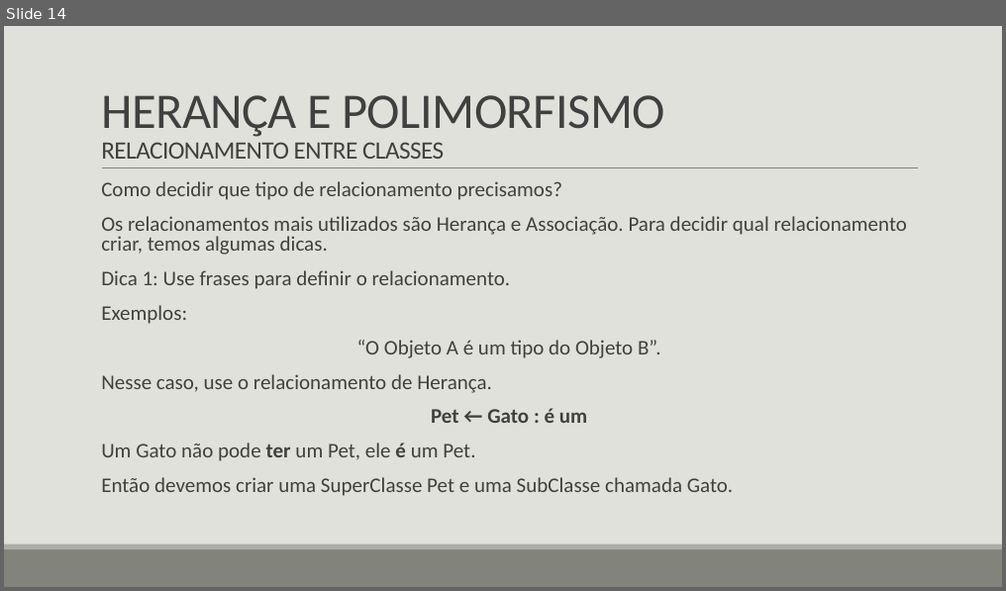
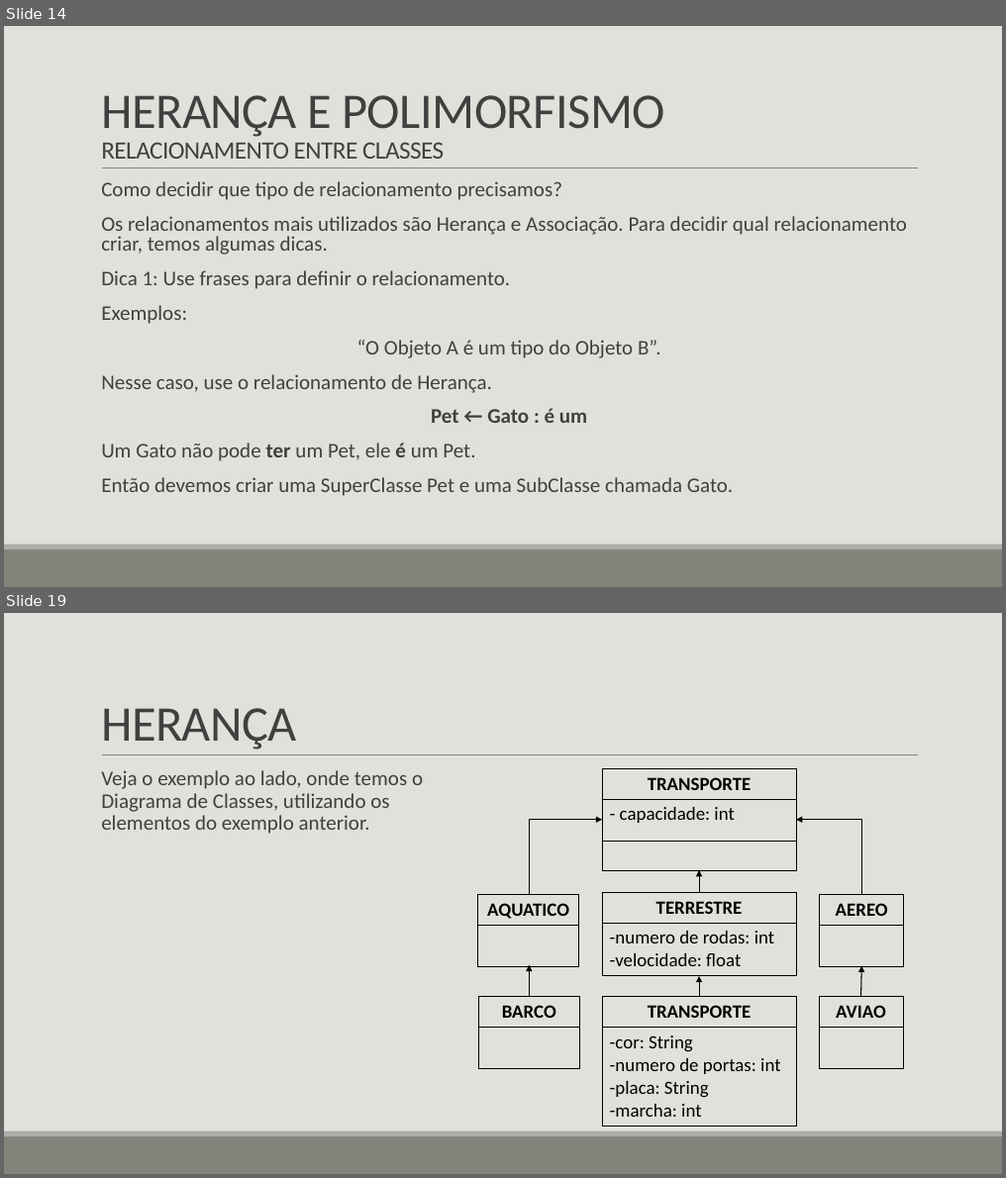
Before and after one commit to LucasHerculanoAmaro/Minhas-Aulas, a slide deck: Euripedes Simões de Paula/Java/Programação Orientada a Objetos 2/Programação Orientada a Objetos 2.pptx. Shown one above the other, each under a label of ours: slide 14 before the commit, slides 14 and 19 after it; the slides between them are not shown. The pictures are 1006x591 and 1006x1178 pixels, drawn with LibreOffice and Linux fonts; fonts in the diff are those of the drawing. Boxes give left, top, right and bottom in pixels: in the first picture for what was removed or moved away, otherwise in the second. Text is boxed around its words. In the diff, an @@ line names an element or a change of style, - is before the commit and + after.

```diff
--- a/Euripedes Simões de Paula/Java/Programação Orientada a Objetos 2/Programação Orientada a Objetos 2.pptx
+++ b/Euripedes Simões de Paula/Java/Programação Orientada a Objetos 2/Programação Orientada a Objetos 2.pptx
@@ slide 19 added at [4,613,1002,1174], background #E1E1DB; not listed: 3 template elements that a slide beside it also shows @@
@@ title added at [101,708,297,750], 48 pt, text #404040 @@
+HERANÇA
@@ text added at [101,770,423,834], 20 pt, text #404040 @@
+  Veja o exemplo ao lado, onde temos o Diagrama de Classes, utilizando os elementos do exemplo anterior.
@@ table added at [602,768,796,870], 3 rows, 1 columns @@
+TRANSPORTE
+- capacidade: int
+
@@ elbow arrow added from (529, 894) to (602, 820), #000000 1 pt @@
@@ elbow arrow added from (862, 894) to (796, 820), #000000 1 pt @@
@@ arrow added from (699, 892) to (699, 870), #000000 1 pt @@
@@ table added at [478,894,579,966], 2 rows, 1 columns @@
+AQUATICO
+
@@ table added at [602,892,796,974], 2 rows, 1 columns @@
+TERRESTRE
+-numero de rodas: int / -velocidade: float
@@ table added at [820,894,904,966], 2 rows, 1 columns @@
+AEREO
+
@@ arrow added from (529, 997) to (529, 965), #000000 1 pt @@
@@ arrow added from (861, 997) to (862, 966), #000000 1 pt @@
@@ table added at [478,997,580,1069], 2 rows, 1 columns @@
+BARCO
+
@@ table added at [602,997,796,1124], 2 rows, 1 columns @@
+TRANSPORTE
+-cor: String / -numero de portas: int / -placa: String / -marcha: int
@@ arrow added from (699, 997) to (699, 976), #000000 1 pt @@
@@ table added at [819,997,903,1069], 2 rows, 1 columns @@
+AVIAO
+
```
Also in this commit, not shown: 1 slide changed, 13 other slides added, 1 other file.
